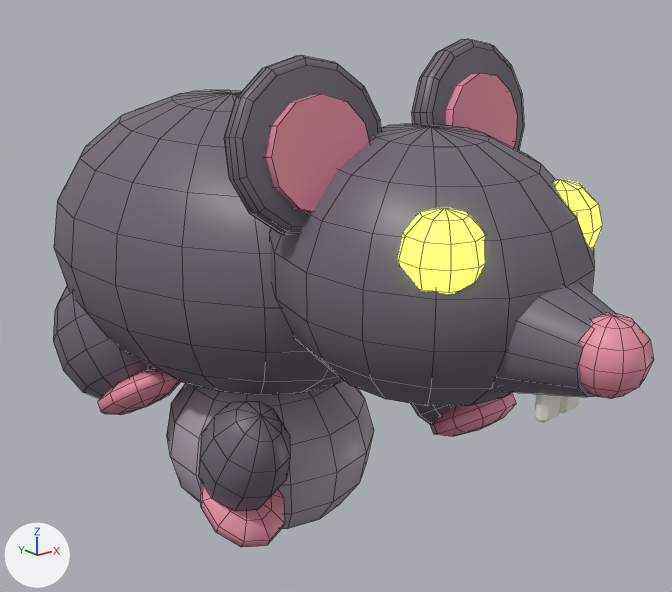
The FBX model fbx/gate/Creature_Nibbler.fbx, before and after one commit.
Camera for both pictures: a 50 mm lens placed at (-0.878, -1.366, 0.768), pointed at (0.205, -0.012, 0.227). Lighting does not change. The marker at lower left points along +X, +Y and +Z. The first picture is the older version. Mesh edges are drawn as thin lines on the coarser meshes. Where no turn or scale is listed for an object, it has been applied to the vertices.

Script lines for the objects in view, before the commit:
```python
me_sphere_001 = bpy.data.meshes.new('Sphere.001')
me_sphere_001.from_pydata(...)  # 100 vertices, 112 faces; spans x -0.185..0.185, y -0.2..0.2, z -0.17..0.17
me_sphere_001.materials.append(mat_m_a99dab_smoothplastic)  # grey #a99dab
me_sphere_007 = bpy.data.meshes.new('Sphere.007')
me_sphere_007.from_pydata(...)  # 42 vertices, 50 faces; spans x -0.0642..0.0642, y -0.0731..0.0731, z -0.0502..0.0502
me_sphere_007.materials.append(mat_m_e890a6_smoothplastic)  # pink #e890a6
me_sphere_013 = bpy.data.meshes.new('Sphere.013')
me_sphere_013.from_pydata(...)  # 42 vertices, 50 faces; spans x -0.069..0.069, y -0.102..0.102, z -0.068..0.068
me_sphere_013.materials.append(mat_m_e890a6_smoothplastic)  # pink #e890a6
ob_body_belly = bpy.data.objects.new('Body_Belly', me_sphere_001)
ob_body_belly.location = (0.016, -0.05, 0.006)
ob_legbr_paw = bpy.data.objects.new('LegBR_Paw', me_sphere_013)
ob_legbr_paw.location = (-0.178, 0.08, 0.097)
ob_legfl_paw = bpy.data.objects.new('LegFL_Paw', me_sphere_007)
ob_legfl_paw.location = (0.181, -0.401, 0.122)
# also in view: 'Head_Teeth' at (0.003, -0.705, 0.31); 'LegFR_Paw' at (-0.154, -0.217, -0.005); 'LegBR' at (-0.182, 0.17, 0.185); 'LegFR' at (-0.158, -0.232, 0.085); 'Head_Eyes' at (-0.006, -0.609, 0.49)
```
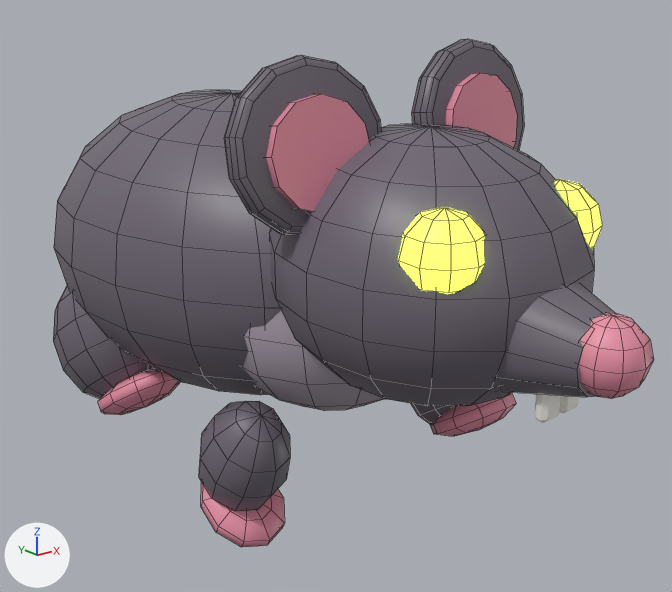
Pixel boxes (x1, y1, x2, y2) of what changed, in the pictures (672 x 592 px):
'Body_Belly', moved: before (167, 381, 374, 529); after (243, 311, 384, 411)

Patch to the scene script:
```diff
--- a/fbx/gate/Creature_Nibbler.fbx.py
+++ b/fbx/gate/Creature_Nibbler.fbx.py
@@ ob_body_belly @@
 ob_body_belly = bpy.data.objects.new('Body_Belly', me_sphere_001)
-ob_body_belly.location = (0.016, -0.05, 0.006)
+ob_body_belly.location = (0.002, -0.25, 0.316)
```
